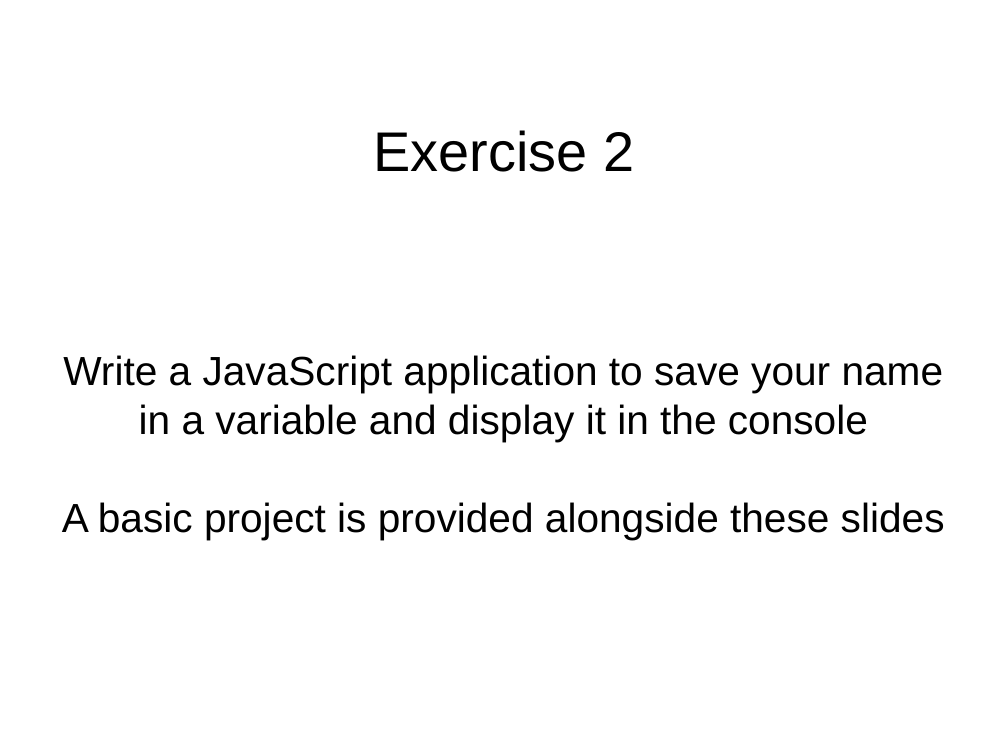
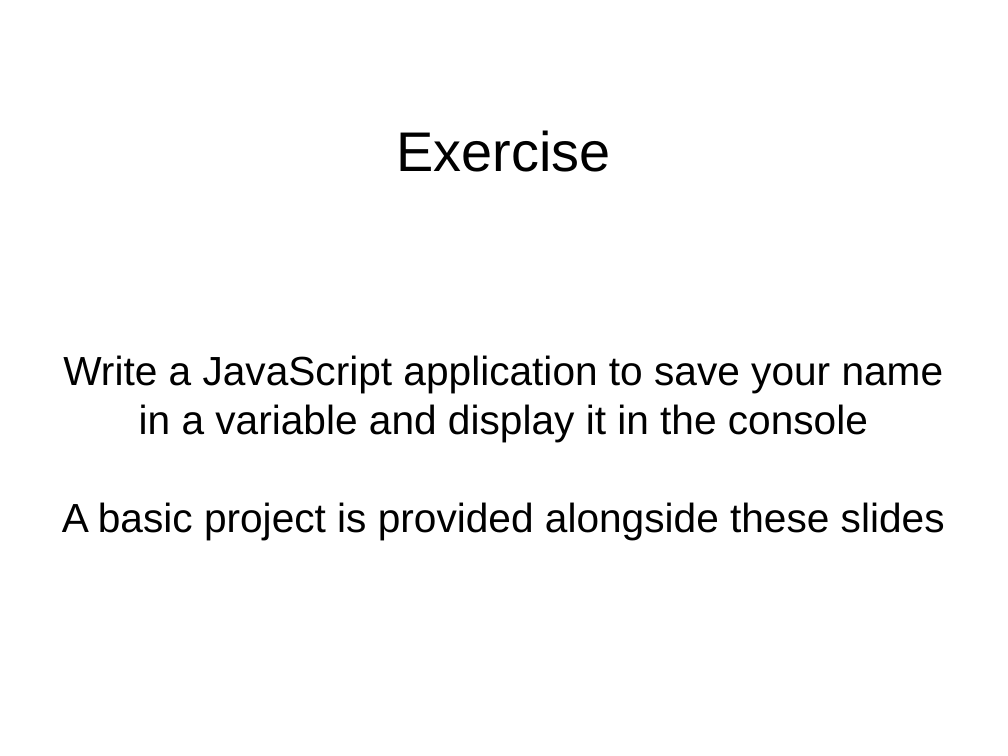
Before and after one commit to bark4mark/learning-programming, a slide deck: slide 15 of slides/Day 1.odp (slide 12 before the commit). Drawn at 1008x756 pixels with LibreOffice and Linux fonts; fonts in the diff are those of the drawing; background and template pictures are left out. Boxes give left, top, right and bottom in pixels: in the first picture for what was removed or moved away, otherwise in the second. Text is boxed around its words. In the diff, an @@ line names an element or a change of style, - is before the commit and + after.

```diff
--- a/slides/Day 1.odp
+++ b/slides/Day 1.odp
@@ title at (397, 130, 611, 172): text changed @@
-Exercise 2
+Exercise
```
Also in this commit, not shown: 3 other slides changed, 10 slides added, 1 other file.
